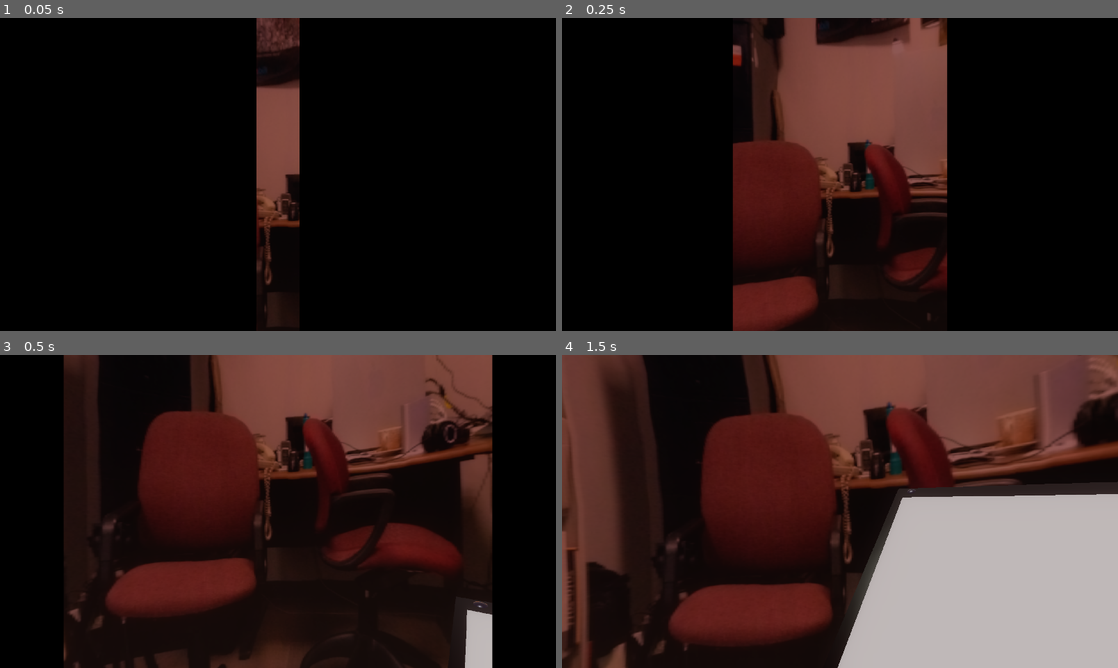
Above: before the commit, frames 1-4 (two rows, left to right).
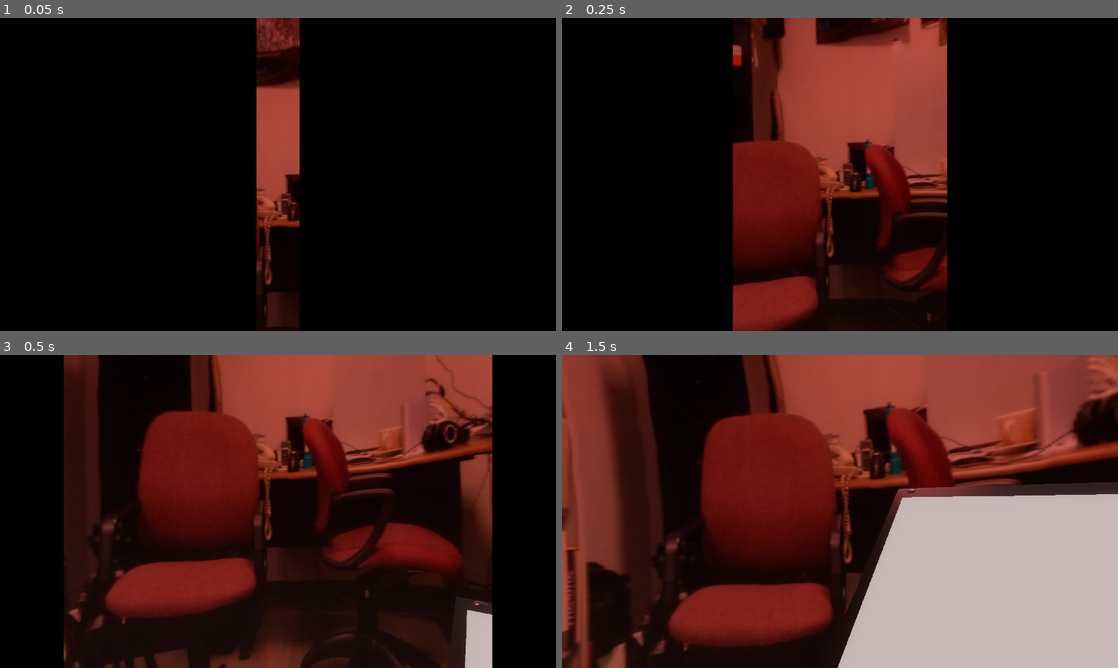
Above: after the commit, the same moments.

Repository: danbolt/7dfps-2022
Game: Godot game, scene res://etc/game_root.tscn
Two runs of this game, one before a commit and one after it. Both use one fixed random seed, a clock stepped at 60 frames per second and the inputs below.
Inputs (mouse positions are in pixels of both pictures, inside the frame that each line leads up to):
- Up to frame 1 (0.05 s): no input
- Up to frame 2 (0.25 s): no input
- Up to frame 3 (0.5 s): no input
- Up to frame 4 (1.5 s): move the mouse to (867, 511) at 0.52 s; press the mouse at (867, 511) at 0.53 s; hold W (step_forward) from 0.53 s (still down); tap Space (jump) at 0.77 s; move the mouse to (812, 511) at 1.27 s; release the mouse at (812, 511) at 1.28 s; right-click (812, 511) at 1.35 s

The runs differ from the first frame. In frame 1, 3.8% of the frame differs, in the area x 46-54%, y 0-85%; in frame 2, 21%; in frame 3, 27%; in frame 4, 39%, in the area x 0-100%, y 0-100%.

Commit message:
entry NIS

Diff:
--- a/default_bus_layout.tres
+++ b/default_bus_layout.tres
@@ -34,7 +34,7 @@
 bus/1/solo = false
 bus/1/mute = false
 bus/1/bypass_fx = false
-bus/1/volume_db = -2.70802
+bus/1/volume_db = -1.91699
 bus/1/send = "Master"
 bus/2/name = "PatronizingMusic"
 bus/2/solo = false
--- /dev/null
+++ b/environments/NISCamera.gd
@@ -0,0 +1,38 @@
+class_name NISCamera extends Camera
+
+
+export var boss: NodePath
+
+export var pointA: NodePath
+export var pointB: NodePath
+
+export var turn_time: float = 4.0
+export var wait_time: float = 1.0
+
+signal done_nis()
+
+func _process(_delta):
+	var bossToView: Spatial = get_node(boss) as Spatial
+	look_at(bossToView.global_translation, Vector3.UP)
+
+func fire_NIS():
+	var pointASpot: Spatial = get_node(pointA) as Spatial
+	var pointBSpot: Spatial = get_node(pointB) as Spatial
+
+	var oldCamera: Camera = get_viewport().get_camera()
+
+	global_translation = pointASpot.global_translation
+	var t = get_tree().create_tween()
+	t.tween_property(self, "global_translation", pointBSpot.global_translation, turn_time).set_trans(Tween.TRANS_CUBIC)
+
+	self.make_current()
+
+	yield(get_tree().create_timer(wait_time + turn_time, false), "timeout")
+
+	oldCamera.make_current()
+
+	emit_signal("done_nis")
+
+func _ready():
+	#fire_NIS()
+	pass
--- /dev/null
+++ b/environments/boss_room.gd
@@ -0,0 +1,28 @@
+extends Spatial
+
+onready var nis: NISCamera = $NISCamera
+onready var psych_spin: PsychadellicSpin = $PsychadellicSpin
+
+onready var entry_nis_shape: Area = $entry_nis_shape
+
+func on_player_enter(_hitbox):
+	nis.fire_NIS()
+	yield(get_tree().create_timer(nis.turn_time, false), "timeout")
+
+	get_tree().call_group("listen_for_title", "show_title_text", "Carmilla")
+
+	psych_spin.visible = true
+
+	entry_nis_shape.queue_free()
+
+
+func on_done_nis():
+	yield(get_tree().create_timer(1.75, false), "timeout")
+	get_tree().call_group("listen_for_title", "hide_title_text")
+
+func _ready():
+	psych_spin.visible = false
+
+	var _player_entry = entry_nis_shape.connect("body_entered", self, "on_player_enter")
+
+	var _done_nis_signal = nis.connect("done_nis", self, "on_done_nis")
--- a/environments/boss_room.tscn
+++ b/environments/boss_room.tscn
@@ -1,10 +1,12 @@
-[gd_scene load_steps=12 format=2]
+[gd_scene load_steps=15 format=2]
 
 [ext_resource path="res://models/environment/castle_interior.tres" type="MeshLibrary" id=1]
 [ext_resource path="res://gameobjects/EntryElevator.tscn" type="PackedScene" id=2]
 [ext_resource path="res://gameobjects/enemies/Carmilla.tscn" type="PackedScene" id=3]
 [ext_resource path="res://gameobjects/PlayerMovement.tscn" type="PackedScene" id=4]
 [ext_resource path="res://gameobjects/PsychadellicSpin.gd" type="Script" id=5]
+[ext_resource path="res://environments/NISCamera.gd" type="Script" id=6]
+[ext_resource path="res://environments/boss_room.gd" type="Script" id=7]
 
 [sub_resource type="NavigationMesh" id=1]
 agent_radius = 0.85
@@ -96,7 +98,10 @@
 glow_intensity = 3.07
 glow_bloom = 0.21
 
-[node name="stage1" type="Spatial"]
+[sub_resource type="BoxShape" id=13]
+
+[node name="boss_room" type="Spatial"]
+script = ExtResource( 7 )
 
 [node name="NavigationMeshInstance" type="NavigationMeshInstance" parent="."]
 navmesh = SubResource( 1 )
@@ -136,3 +141,25 @@
 spot_range = 38.9694
 spot_attenuation = 0.406126
 spot_angle_attenuation = 3.36358
+
+[node name="NISCamera" type="Camera" parent="."]
+transform = Transform( 1, 0, 0, 0, 1, 0, 0, 0, 1, 0, 5, 0 )
+script = ExtResource( 6 )
+boss = NodePath("../Carmilla")
+pointA = NodePath("../Position3D")
+pointB = NodePath("../Position3D2")
+
+[node name="Position3D" type="Position3D" parent="."]
+transform = Transform( 1, 0, 0, 0, 1, 0, 0, 0, 1, 0.844135, 8, 0.0128429 )
+
+[node name="Position3D2" type="Position3D" parent="."]
+transform = Transform( 1, 0, 0, 0, 1, 0, 0, 0, 1, 2.85707, 8, 12.9217 )
+
+[node name="entry_nis_shape" type="Area" parent="."]
+collision_layer = 0
+collision_mask = 4
+monitorable = false
+
+[node name="CollisionShape" type="CollisionShape" parent="entry_nis_shape"]
+transform = Transform( 1.6, 0, 0, 0, 3.1, 0, 0, 0, 3.5, -17.057, 4, 10.0071 )
+shape = SubResource( 13 )
--- a/environments/stage0.tscn
+++ b/environments/stage0.tscn
@@ -52,27 +52,34 @@
 sky_top_color = Color( 0.376471, 0.317647, 0.317647, 1 )
 sky_horizon_color = Color( 1, 0.505882, 0.0705882, 1 )
 sky_curve = 0.0535144
-sun_color = Color( 0.619608, 0.635294, 0.509804, 1 )
-sun_latitude = 78.9
-sun_longitude = -89.27
-sun_curve = 0.0392292
-sun_energy = 15.31
+ground_bottom_color = Color( 0, 0, 0, 1 )
+ground_horizon_color = Color( 0.235294, 0.129412, 0.0392157, 1 )
+ground_curve = 0.00933032
+ground_energy = 0.88
+sun_color = Color( 1, 0.113725, 0.113725, 1 )
+sun_latitude = 124.25
+sun_longitude = -180.0
+sun_angle_min = 3.0
+sun_curve = 0.0287174
+sun_energy = 42.52
 
 [sub_resource type="Environment" id=9]
 background_mode = 2
 background_sky = SubResource( 8 )
-ambient_light_color = Color( 0.317647, 0.172549, 0.172549, 1 )
-ambient_light_energy = 2.23
+ambient_light_color = Color( 0.337255, 0.12549, 0.12549, 1 )
+ambient_light_energy = 4.03
 ambient_light_sky_contribution = 0.19
 fog_enabled = true
-fog_color = Color( 0.384314, 0.27451, 0.235294, 1 )
+fog_color = Color( 0.384314, 0.337255, 0.235294, 1 )
 fog_sun_color = Color( 0.623529, 0.521569, 0.521569, 1 )
+fog_sun_amount = 0.97
 fog_depth_end = 1102.7
-fog_depth_curve = 6.06286
-fog_transmit_curve = 1.18921
+fog_depth_curve = 1.31951
+fog_transmit_curve = 0.63728
 fog_height_enabled = true
+fog_height_min = 5.0
 fog_height_max = -30.5
-fog_height_curve = 3.13834
+fog_height_curve = 0.34151
 glow_enabled = true
 glow_intensity = 3.07
 glow_bloom = 0.21
--- a/gameobjects/PsychadellicSpin.gd
+++ b/gameobjects/PsychadellicSpin.gd
@@ -1,11 +1,7 @@
-extends MeshInstance
+class_name PsychadellicSpin extends MeshInstance
 
 func _ready():
 	visible = false
 
-	yield(get_tree().create_timer(3.0, false), "timeout")
-
-	visible = true
-
 func _process(delta):
 	global_rotate((Vector3.UP + Vector3.RIGHT).normalized(), delta)
--- a/gameobjects/player_character.gd
+++ b/gameobjects/player_character.gd
@@ -50,11 +50,17 @@
 
 # This is used for mouselook
 func _input(event):
+	if  not (camera.current):
+		return
+
 	if (not event is InputEventMouseMotion):
 		return
 	mouse_move_accumulation += (event as InputEventMouseMotion).relative * BESPOKE_MOUSE_SENSITIVITY_MODIFIER
 
 func _physics_process(_delta):
+	if  not (camera.current):
+		return
+
 	var old_held_state = subscreen_held_state
 	subscreen.transform = held_down_transform.interpolate_with(held_up_transform, subscreen_held_state)
 	subscreen_held_state = lerp(subscreen_held_state, Input.get_action_strength("ads"), 0.183)
--- a/project.godot
+++ b/project.godot
@@ -79,6 +79,11 @@
 "language": "GDScript",
 "path": "res://gameobjects/LevelWinZone.gd"
 }, {
+"base": "Camera",
+"class": "NISCamera",
+"language": "GDScript",
+"path": "res://environments/NISCamera.gd"
+}, {
 "base": "OmniLight",
 "class": "OmniLightFlicker",
 "language": "GDScript",
@@ -108,6 +113,11 @@
 "class": "PlayerMovement",
 "language": "GDScript",
 "path": "res://gameobjects/player_character.gd"
+}, {
+"base": "MeshInstance",
+"class": "PsychadellicSpin",
+"language": "GDScript",
+"path": "res://gameobjects/PsychadellicSpin.gd"
 } ]
 _global_script_class_icons={
 "AttackGoblin": "",
@@ -124,12 +134,14 @@
 "EntryElevator": "",
 "GameRoot": "",
 "LevelWinZone": "",
+"NISCamera": "",
 "OmniLightFlicker": "",
 "PathFlier": "",
 "PathFlierShooter": "",
 "PauseRoot": "",
 "PlayerApps": "",
-"PlayerMovement": ""
+"PlayerMovement": "",
+"PsychadellicSpin": ""
 }
 
 [application]
